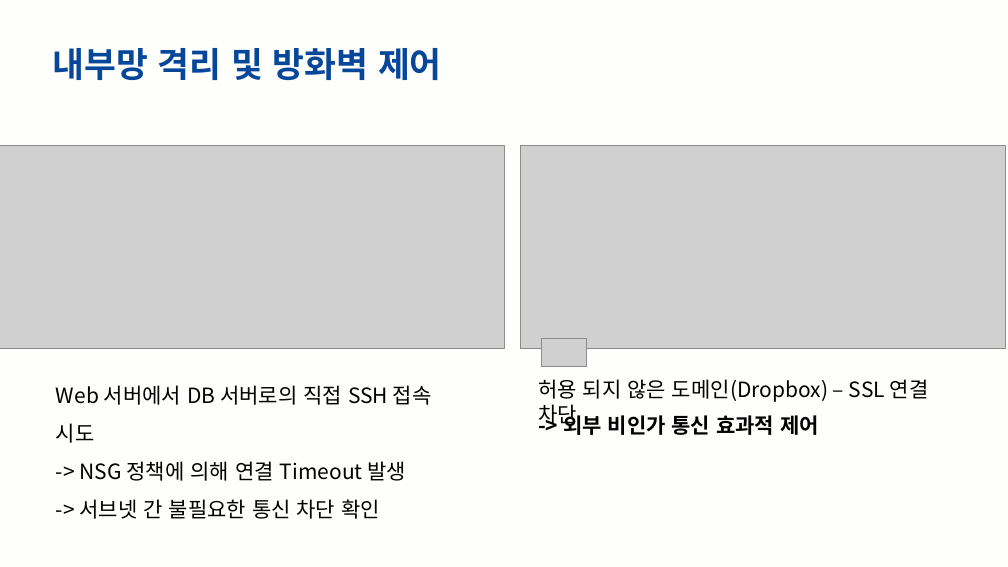
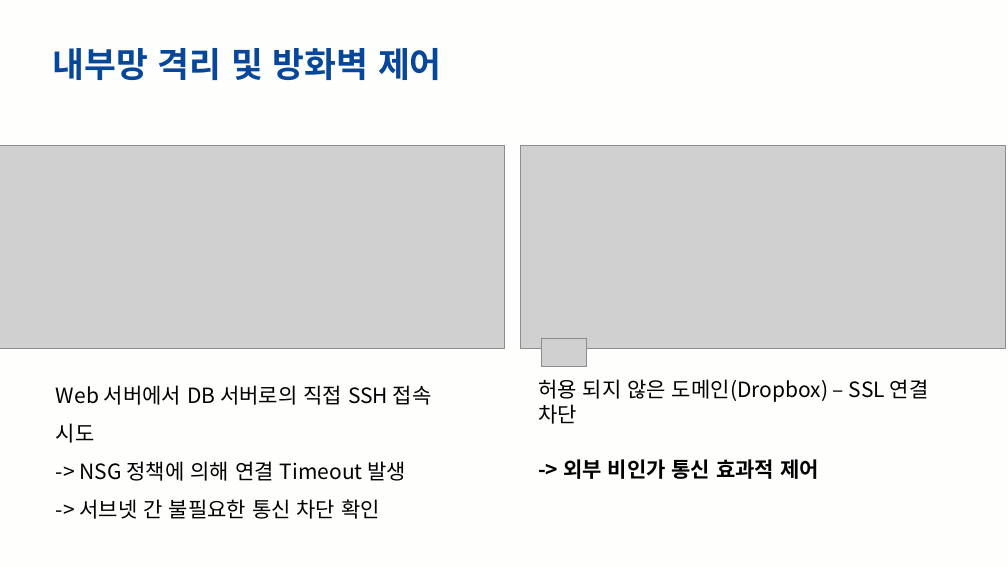
Before and after one commit to ggjg330204/team_www, a slide deck: slide 9 of 프로젝트/1팀_04_Azure_클라우드_데이터_및_App_보안.pptx. Drawn at 1008x567 pixels with LibreOffice and Linux fonts; fonts in the diff are those of the drawing; grey boxes stand for pictures; background and template pictures are left out. Boxes give left, top, right and bottom in pixels: in the first picture for what was removed or moved away, otherwise in the second. Text is boxed around its words. In the diff, an @@ line names an element or a change of style, - is before the commit and + after.

```diff
--- a/프로젝트/1팀_04_Azure_클라우드_데이터_및_App_보안.pptx
+++ b/프로젝트/1팀_04_Azure_클라우드_데이터_및_App_보안.pptx
@@ text "-> 외부 비인가 통신 효과적 ...": place and size @@
-text "-> 외부 비인가 통신 효과적 ..." at [563,412,819,435]
+text "-> 외부 비인가 통신 효과적 ..." at [563,459,819,479]
```
Also in this commit, not shown: 4 other slides changed, 1 other file.
